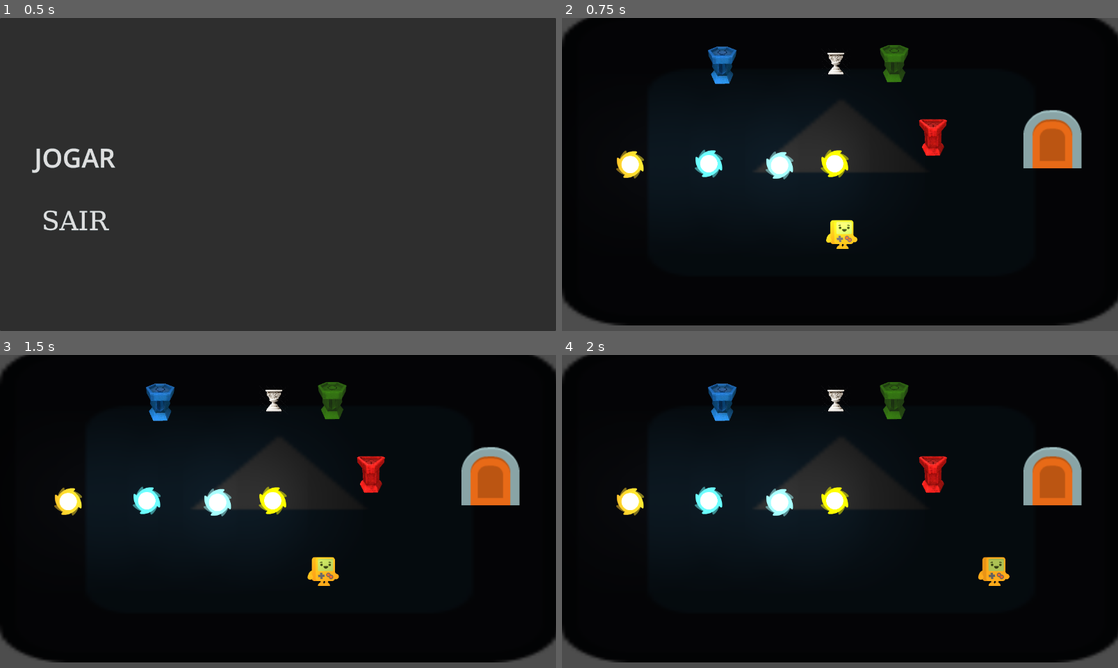
Above: before the commit, frames 1-4 (two rows, left to right).
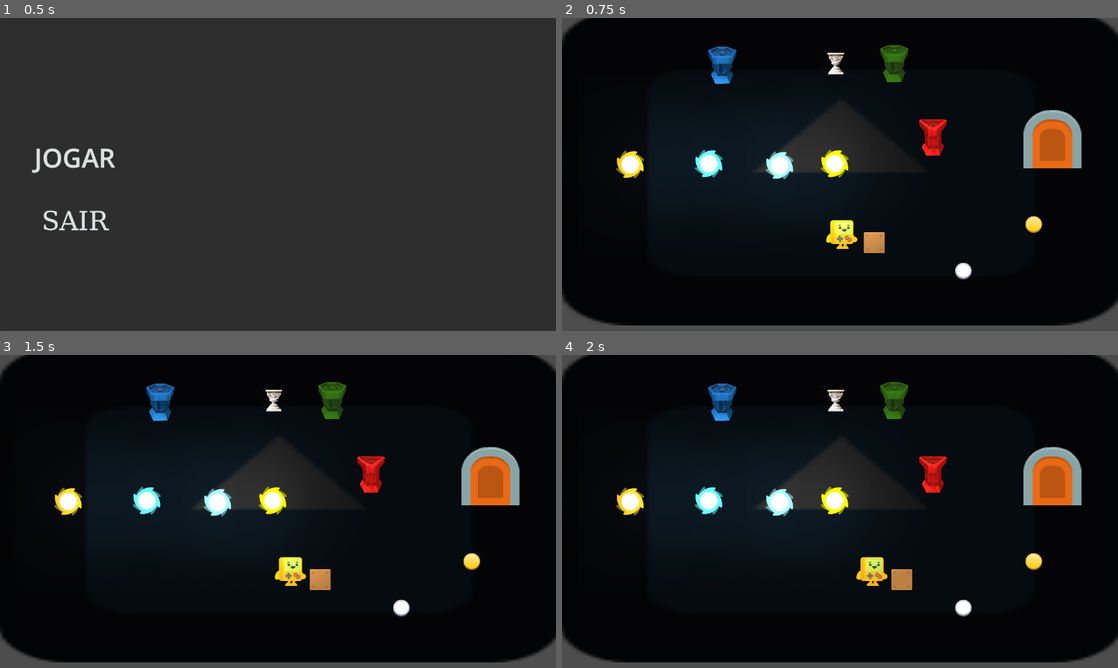
Above: after the commit, the same moments.

Repository: Blackjack10114/jogo-escuro
Game: Godot game, scene res://Scenes/MenuPrincipal.tscn
Two runs of this game, one before a commit and one after it. Both use one fixed random seed, a clock stepped at 60 frames per second and the inputs below. The engine's default icon, where the game draws it, is replaced by a stand-in: a white triangle on a blue panel in a dark square.
Inputs (mouse positions are in pixels of both pictures, inside the frame that each line leads up to):
- Up to frame 1 (0.5 s): no input
- Up to frame 2 (0.75 s): click "JOGAR" at 0.5 s
- Up to frame 3 (1.5 s): tap Enter (ui_accept) at 1.25, 1.35 s; move the mouse to (400, 495) at 1.27 s; hold Right (ui_right) from 1.28 s (still down)
- Up to frame 4 (2 s): keep holding Right (ui_right); tap Enter (ui_accept) at 1.52, 1.82 s

Frame 1 is identical in both runs. In frame 2, 0.5% of the frame differs, in the area x 54-87%, y 63-84%; in frame 3, 1.1%; in frame 4, 1.3%, in the area x 52-87%, y 63-84%.

Commit message:
feat: Botão Simples e LongTrigger feitos, Caixa Simples feita, Script ativavel para area2d herdavel

Diff:
--- /dev/null
+++ b/Objetos/Botoes/Botao_Long_Trigger.tscn
@@ -0,0 +1,17 @@
+[gd_scene format=3 uid="uid://yf82ve22t1dd"]
+
+[ext_resource type="Script" uid="uid://cmwi4x2yi36pm" path="res://Scripts/Objetos/BotaoLongTrigger.gd" id="1_o83wo"]
+[ext_resource type="Texture2D" uid="uid://2c83m5k80uan" path="res://Sprites/Placeholders/button_round_depth_gradient.svg" id="2_ywbhv"]
+
+[sub_resource type="CircleShape2D" id="CircleShape2D_6b6ug"]
+
+[node name="BotaoLongTrigger" type="Area2D" unique_id=673730092]
+scale = Vector2(0.6042571, 0.6042571)
+script = ExtResource("1_o83wo")
+
+[node name="Sprite2D" type="Sprite2D" parent="." unique_id=278411313]
+texture = ExtResource("2_ywbhv")
+
+[node name="CollisionShape2D" type="CollisionShape2D" parent="." unique_id=1889205878]
+scale = Vector2(4.1774597, 4.1774597)
+shape = SubResource("CircleShape2D_6b6ug")
--- /dev/null
+++ b/Objetos/Botoes/Botao_Simples.tscn
@@ -0,0 +1,17 @@
+[gd_scene format=3 uid="uid://dc22towx7i5m6"]
+
+[ext_resource type="Script" uid="uid://bxgj242nqdt7j" path="res://Scripts/Objetos/BotaoSimples.gd" id="1_02220"]
+[ext_resource type="Texture2D" uid="uid://dhk5u75dqjjqp" path="res://Sprites/Placeholders/button_round_depth_line.svg" id="2_32eym"]
+
+[sub_resource type="CircleShape2D" id="CircleShape2D_6b6ug"]
+
+[node name="BotaoSimples" type="Area2D" unique_id=342565989]
+scale = Vector2(0.6042571, 0.6042571)
+script = ExtResource("1_02220")
+
+[node name="Sprite2D" type="Sprite2D" parent="." unique_id=1131199379]
+texture = ExtResource("2_32eym")
+
+[node name="CollisionShape2D" type="CollisionShape2D" parent="." unique_id=152618650]
+scale = Vector2(4.1774597, 4.1774597)
+shape = SubResource("CircleShape2D_6b6ug")
--- /dev/null
+++ b/Objetos/Caixa/Caixa_Simples.tscn
@@ -0,0 +1,19 @@
+[gd_scene format=3 uid="uid://dbln6n6ppojol"]
+
+[ext_resource type="Script" uid="uid://b5uf1yfrbw0rb" path="res://Scripts/Objetos/CaixaSimples.gd" id="1_qpymq"]
+[ext_resource type="Texture2D" uid="uid://b3a5bc62g15rp" path="res://Sprites/Placeholders/caixa.png" id="2_vlaiu"]
+
+[sub_resource type="RectangleShape2D" id="RectangleShape2D_rq0nm"]
+
+[node name="Caixa_Simples" type="CharacterBody2D" unique_id=575956319]
+scale = Vector2(0.7600006, 0.7600006)
+script = ExtResource("1_qpymq")
+
+[node name="Sprite2D" type="Sprite2D" parent="." unique_id=1200792070]
+texture = ExtResource("2_vlaiu")
+
+[node name="CollisionShape2D" type="CollisionShape2D" parent="." unique_id=1983489801]
+scale = Vector2(4.210524, 4.210524)
+shape = SubResource("RectangleShape2D_rq0nm")
+
+[node name="AudioStreamPlayer2D" type="AudioStreamPlayer2D" parent="." unique_id=868978226]
--- a/Scenes/Puzzles/Puzzle_Prototipo.tscn
+++ b/Scenes/Puzzles/Puzzle_Prototipo.tscn
@@ -11,6 +11,9 @@
 [ext_resource type="PackedScene" uid="uid://dkkml5yvomqgs" path="res://Objetos/Tochas/Tocha_Verde.tscn" id="9_ukhph"]
 [ext_resource type="PackedScene" uid="uid://d4erg6m27bdly" path="res://Objetos/Tochas/Tocha_Vermelho.tscn" id="10_g2i0s"]
 [ext_resource type="PackedScene" uid="uid://be22tfc7s5y2g" path="res://Objetos/Porta/Porta.tscn" id="12_gtkgh"]
+[ext_resource type="PackedScene" uid="uid://dbln6n6ppojol" path="res://Objetos/Caixa/Caixa_Simples.tscn" id="12_swtkx"]
+[ext_resource type="PackedScene" uid="uid://yf82ve22t1dd" path="res://Objetos/Botoes/Botao_Long_Trigger.tscn" id="13_x0l3w"]
+[ext_resource type="PackedScene" uid="uid://dc22towx7i5m6" path="res://Objetos/Botoes/Botao_Simples.tscn" id="14_ysftc"]
 
 [node name="PuzzlePrototipo" type="Node2D" unique_id=211625197]
 
@@ -53,3 +56,14 @@
 
 [node name="Porta" parent="." unique_id=1098581790 instance=ExtResource("12_gtkgh")]
 position = Vector2(1102, 324)
+sprite_fechada = null
+sprite_aberta = null
+
+[node name="Caixa_Simples" parent="." unique_id=575956319 instance=ExtResource("12_swtkx")]
+position = Vector2(692, 562)
+
+[node name="BotaoLongTrigger" parent="." unique_id=673730092 instance=ExtResource("13_x0l3w")]
+position = Vector2(1059, 520.00006)
+
+[node name="BotaoSimples" parent="." unique_id=342565989 instance=ExtResource("14_ysftc")]
+position = Vector2(897, 627)
--- /dev/null
+++ b/Scripts/Herdaveis/Ativavel.gd
@@ -0,0 +1,43 @@
+class_name Ativavel
+extends Area2D
+
+signal ativado
+signal desativado
+signal estado_alterado(novo_estado: bool)
+
+var ativo := false
+
+
+func ativar():
+	_set_estado(true)
+
+
+func desativar():
+	_set_estado(false)
+
+
+func alternar():
+	_set_estado(not ativo)
+
+
+func _set_estado(valor: bool):
+	if ativo == valor:
+		return
+
+	ativo = valor
+
+	if ativo:
+		_ao_ativar()
+		ativado.emit()
+	else:
+		_ao_desativar()
+		desativado.emit()
+
+	estado_alterado.emit(ativo)
+
+
+func _ao_ativar():
+	pass
+
+func _ao_desativar():
+	pass
--- a/Scripts/Manager/PuzzleController.gd
+++ b/Scripts/Manager/PuzzleController.gd
@@ -10,15 +10,16 @@
 
 func _ready():
 	print("PuzzleController iniciou")
-	# detecta automaticamente qualquer Altar dentro das cenas
+
+	# Detecta automaticamente qualquer Altar dentro das cenas
 	for altar_root in altares:
 		var area: Altar = _encontrar_altar(altar_root)
 		if area:
 			altares_area.append(area)
 
-			# evita conectar o sinal mais de uma vez
-			if not area.altar_ativado.is_connected(_verificar_puzzle):
-				area.altar_ativado.connect(_verificar_puzzle)
+			# Conecta ao sinal padrão da classe Ativavel
+			if not area.estado_alterado.is_connected(_verificar_puzzle):
+				area.estado_alterado.connect(_verificar_puzzle)
 
 	print("Altares detectados:", altares_area.size())
 
@@ -27,33 +28,36 @@
 		_abrir_porta()
 		_travar_altares()
 	else:
-		_verificar_puzzle()
+		_verificar_puzzle(false)
 
 
 func _encontrar_altar(node: Node) -> Altar:
 	if node is Altar:
 		return node
+
 	for filho in node.get_children():
 		var resultado: Altar = _encontrar_altar(filho)
 		if resultado:
 			return resultado
+
 	return null
 
 
-func _verificar_puzzle():
-	print("Verificando puzzle...")
-
+func _verificar_puzzle(_novo_estado: bool) -> void:
 	if resolvido:
 		return
 
+	print("Verificando puzzle...")
+
 	for altar in altares_area:
-		print("Altar", altar.name, "ativado?", altar.ativado)
-		if not altar.ativado:
+		print("Altar", altar.name, "ativo?", altar.ativo)
+		if not altar.ativo:
 			_fechar_porta()
 			return
 
 	print("PUZZLE RESOLVIDO")
 	resolvido = true
+
 	_abrir_porta()
 	GameManager.RegistrarPuzzleResolvido(idPuzzle)
 	_travar_altares()
@@ -66,8 +70,9 @@
 func _abrir_porta():
 	if porta:
 		print("ABRINDO PORTA")
-		porta.abrir()
+		porta.ativar()
+
 
 func _fechar_porta():
 	if porta:
-		porta.fechar()
+		porta.desativar()
--- a/Scripts/Movim_Player.gd
+++ b/Scripts/Movim_Player.gd
@@ -1,19 +1,22 @@
 extends CharacterBody2D
 
-@export var speed = 500
+@export var speed := 500.0
 var color
-
 var tocha_atual = null
 
 func _physics_process(_delta):
-	var direction = Vector2.ZERO
+	var direction := Input.get_vector("ui_left","ui_right","ui_up","ui_down")
+	velocity = direction * speed
+	move_and_slide()
 
-	direction = Input.get_vector("ui_left","ui_right","ui_up","ui_down")
+	_empurrar_caixas(direction)
 
-	#direction.x = Input.get_action_strength("ui_right") - Input.get_action_strength("ui_left")
-	#direction.y = Input.get_action_strength("ui_down") - Input.get_action_strength("ui_up")
-	#print (direction)
-	#direction = direction.normalized()
-	velocity = direction * speed
+func _empurrar_caixas(direction: Vector2) -> void:
+	if direction == Vector2.ZERO:
+		return
 
-	move_and_slide()
+	for i in range(get_slide_collision_count()):
+		var col := get_slide_collision(i)
+		var obj := col.get_collider()
+		if obj is CaixaSimples:
+			(obj as CaixaSimples).empurrar(direction)
--- a/Scripts/Objetos/Altar.gd
+++ b/Scripts/Objetos/Altar.gd
@@ -1,23 +1,20 @@
 class_name Altar
-extends Area2D
+extends Ativavel
 
 @export var cor_aceita: Cor.Tipo
 @export var textura_desativado: Texture2D
 @export var textura_ativado: Texture2D
 
-@onready var sprite = $Sprite2D
+@onready var sprite: Sprite2D = $Sprite2D
 
-var player_perto = null
+var player_perto: CharacterBody2D = null
 var tocha_no_altar = null
-var ativado = false
 var bloqueado := false
-
-signal altar_ativado
 
 
 func _ready():
-	connect("body_entered", _on_body_entered)
-	connect("body_exited", _on_body_exited)
+	body_entered.connect(_on_body_entered)
+	body_exited.connect(_on_body_exited)
 	sprite.texture = textura_desativado
 
 
@@ -36,7 +33,7 @@
 		return
 
 	if player_perto and Input.is_action_just_pressed("ui_accept"):
-		if ativado:
+		if ativo:
 			remover_tocha()
 		else:
 			colocar_tocha()
@@ -55,28 +52,25 @@
 
 	var tocha = player_perto.tocha_atual
 
-	if aceita_cor(tocha.cor):
+	if not aceita_cor(tocha.cor):
+		tocha.voltar_para_chao()
+		return
 
-		player_perto.remove_child(tocha)
-		add_child(tocha)
-		tocha.position = Vector2.ZERO
+	player_perto.remove_child(tocha)
+	add_child(tocha)
+	tocha.position = Vector2.ZERO
 
-		tocha.carregada = false
-		player_perto.tocha_atual = null
+	tocha.carregada = false
+	player_perto.tocha_atual = null
 
-		tocha_no_altar = tocha
-		tocha.altar_atual = self   # salva referência
+	tocha_no_altar = tocha
+	tocha.altar_atual = self
 
-		ativado = true
-		sprite.texture = textura_ativado
-
-		emit_signal("altar_ativado")
-	else:
-		tocha.voltar_para_chao()
+	ativar()
 
 
 func remover_tocha():
-	if not ativado:
+	if not ativo:
 		return
 
 	if not player_perto:
@@ -98,7 +92,11 @@
 	tocha_no_altar.altar_atual = null
 	tocha_no_altar = null
 
-	ativado = false
+	desativar()
+
+func _ao_ativar():
+	sprite.texture = textura_ativado
+
+
+func _ao_desativar():
 	sprite.texture = textura_desativado
-
-	emit_signal("altar_ativado")
--- /dev/null
+++ b/Scripts/Objetos/BotaoLongTrigger.gd
@@ -0,0 +1,53 @@
+class_name BotaoLongTrigger
+extends Ativavel
+
+@export var alvos: Array[Node] = []
+@export var trava_se_alvo_ativo := true
+
+@onready var sprite: Sprite2D = get_node_or_null("Sprite2D")
+var corpos_em_cima := 0
+
+func _ready():
+	body_entered.connect(_on_body_entered)
+	body_exited.connect(_on_body_exited)
+	_set_estado(false)
+
+func _on_body_entered(_body):
+	corpos_em_cima += 1
+
+	if corpos_em_cima == 1 and not ativo:
+		ativar()
+		for alvo in alvos:
+			if is_instance_valid(alvo):
+				alvo.call("ativar")
+
+func _on_body_exited(_body):
+	corpos_em_cima = max(0, corpos_em_cima - 1)
+
+	if trava_se_alvo_ativo and _algum_alvo_ativo():
+		return
+
+	if corpos_em_cima == 0 and ativo:
+		desativar()
+		for alvo in alvos:
+			if is_instance_valid(alvo):
+				alvo.call("desativar")
+
+func _algum_alvo_ativo() -> bool:
+	for alvo in alvos:
+		if is_instance_valid(alvo) and alvo.has_method("get_ativo"):
+			if alvo.call("get_ativo"):
+				return true
+		elif is_instance_valid(alvo) and ("ativo" in alvo):
+			# fallback (às vezes funciona dependendo do tipo)
+			if alvo.ativo:
+				return true
+	return false
+
+func _ao_ativar():
+	if sprite:
+		sprite.modulate.a = 0.7
+
+func _ao_desativar():
+	if sprite:
+		sprite.modulate.a = 1.0
--- /dev/null
+++ b/Scripts/Objetos/BotaoSimples.gd
@@ -0,0 +1,24 @@
+class_name BotaoSimples
+extends Ativavel
+
+@export var alvos: Array[Node] = []  # agora aceita Porta, qualquer Node
+
+@onready var sprite: Sprite2D = get_node_or_null("Sprite2D")
+
+func _ready():
+	body_entered.connect(_on_body_entered)
+	_set_estado(false)
+
+func _on_body_entered(_body):
+	if ativo:
+		return
+
+	ativar()
+	for alvo in alvos:
+		if is_instance_valid(alvo):
+			alvo.call("ativar")  # se não existir, não quebra
+			# ou: if alvo.has_method("ativar"): alvo.ativar()
+
+func _ao_ativar():
+	if sprite:
+		sprite.modulate.a = 0.7
--- /dev/null
+++ b/Scripts/Objetos/CaixaSimples.gd
@@ -0,0 +1,25 @@
+class_name CaixaSimples
+extends CharacterBody2D
+
+@export var velocidade_empurrao := 90.0
+@export var peso_conta_como_corpo := true # pra botão long trigger contar como "corpo"
+
+var empurrando := false
+var dir_empurrao := Vector2.ZERO
+
+func _physics_process(_delta):
+	if empurrando:
+		velocity = dir_empurrao * velocidade_empurrao
+	else:
+		velocity = Vector2.ZERO
+
+	move_and_slide()
+
+	# reseta; o player vai setar de novo enquanto estiver empurrando
+	empurrando = false
+	dir_empurrao = Vector2.ZERO
+
+# chamado pelo player quando ele estiver empurrando
+func empurrar(direcao: Vector2) -> void:
+	empurrando = true
+	dir_empurrao = direcao.normalized()
--- a/Scripts/Objetos/Porta.gd
+++ b/Scripts/Objetos/Porta.gd
@@ -7,63 +7,61 @@
 @export var sprite_fechada: Texture2D
 @export var sprite_aberta: Texture2D
 
-# animação futura (opcional)
+# animação (opcional)
 @export var usar_animacao := false
 @export var nome_anim_abrir := "abrir"
 @export var nome_anim_fechar := "fechar"
 
+@onready var colisao: CollisionShape2D = $CollisionShape2D
+@onready var sprite: Sprite2D = $Sprite2D
+@onready var animacao: AnimationPlayer = get_node_or_null("AnimationPlayer")
+
 var aberta := false
 
-@onready var colisao: CollisionShape2D = get_node_or_null("CollisionShape2D")
-@onready var sprite: Sprite2D = get_node_or_null("Sprite2D")
-@onready var animacao: AnimationPlayer = get_node_or_null("AnimationPlayer")
+func _ready():
+	if começa_aberta:
+		ativar()
+	else:
+		desativar()
 
-
-func _ready():
-	aberta = começa_aberta
-	atualizar_estado(true)
-
-
-func alternar():
-	if aberta:
-		fechar()
-	else:
-		abrir()
-
-
-func abrir():
+func ativar() -> void:
+	# abrir
 	if aberta:
 		return
 	aberta = true
-	atualizar_estado()
 
+	if colisao:
+		colisao.disabled = true
 
-func fechar():
+	if usar_animacao and animacao and animacao.has_animation(nome_anim_abrir):
+		animacao.play(nome_anim_abrir)
+	elif sprite and sprite_aberta:
+		sprite.texture = sprite_aberta
+
+	if sprite:
+		sprite.modulate.a = 0.35
+
+func desativar() -> void:
+	# fechar
 	if not aberta:
 		return
 	aberta = false
-	atualizar_estado()
 
+	if colisao:
+		colisao.disabled = false
 
-func atualizar_estado(inicial := false):
-	if colisao:
-		colisao.disabled = aberta
+	if usar_animacao and animacao and animacao.has_animation(nome_anim_fechar):
+		animacao.play(nome_anim_fechar)
+	elif sprite and sprite_fechada:
+		sprite.texture = sprite_fechada
+
+	if sprite:
+		sprite.modulate.a = 1.0
+
+func alternar() -> void:
+	if aberta:
+		desativar()
 	else:
-		print("ERRO: CollisionShape2D não encontrado na porta")
-
-	# por animação
-	if usar_animacao and animacao and not inicial:
-		if aberta and animacao.has_animation(nome_anim_abrir):
-			animacao.play(nome_anim_abrir)
-		elif not aberta and animacao.has_animation(nome_anim_fechar):
-			animacao.play(nome_anim_fechar)
-		return
-
-	# por sprite
-	if sprite:
-		if aberta and sprite_aberta:
-			sprite.texture = sprite_aberta
-		elif not aberta and sprite_fechada:
-			sprite.texture = sprite_fechada
-
-		sprite.modulate.a = 0.35 if aberta else 1.0
+		ativar()
+func get_ativo() -> bool:
+	return aberta
--- /dev/null
+++ b/Sprites/Placeholders/button_round_depth_gradient.svg
@@ -0,0 +1,14 @@
+<svg width="64" height="64" xmlns="http://www.w3.org/2000/svg" xmlns:xlink="http://www.w3.org/1999/xlink">
+  <defs>
+    <linearGradient gradientUnits="userSpaceOnUse" x1="-819.2" x2="819.2" spreadMethod="pad" gradientTransform="matrix(0 0.03411865234375 -0.03173828125 0 -15.45 34)" id="gradient0">
+      <stop offset="0" stop-color="#FFEA9C"/>
+      <stop offset="1" stop-color="#FFCC00"/>
+    </linearGradient>
+  </defs>
+  <g>
+    <path stroke="none" fill="#FFEA9C" d="M12.2 12.2 L12.15 12.25 12.15 12.2 Q5.3 19.1 4.25 28.5 L4.25 28.55 4.05 30.95 4.05 31.05 4.1 31.8 4.1 31.9 Q4.7 41.35 12.1 48.3 20.35 56 32 56 43.6 56 51.85 48.3 59.3 41.35 59.95 31.9 L59.95 31.8 60 31.6 Q59.7 31 60 30.4 L59.85 28.5 Q58.75 19.1 51.75 12.25 43.5 4 32 4 20.4 4 12.2 12.2 M2.05 31.05 L2.05 30.95 2.25 28.25 Q3.35 18.2 10.7 10.8 L10.75 10.75 Q19.6 2 32 2 44.35 2 53.15 10.8 60.65 18.2 61.8 28.25 L62 30.95 62 31.05 61.95 32 Q61.25 42.25 53.2 49.75 44.4 58 32 58 19.55 58 10.7 49.75 2.75 42.25 2.1 32 L2.05 31.05"/>
+    <path stroke="none" fill="url(#gradient0)" d="M12.2 12.2 Q20.4 4 32 4 43.5 4 51.75 12.25 58.75 19.1 59.85 28.5 L60 30.4 Q59.7 31 60 31.6 L59.95 31.8 59.95 31.9 Q59.3 41.35 51.85 48.3 43.6 56 32 56 20.35 56 12.1 48.3 4.7 41.35 4.1 31.9 L4.1 31.8 4.05 31.05 4.05 30.95 4.25 28.55 4.25 28.5 Q5.3 19.1 12.15 12.2 L12.15 12.25 12.2 12.2"/>
+    <path stroke="none" fill="#DEA312" d="M0.05 31 L0.25 28.05 Q1.45 17.3 9.3 9.35 18.75 0 32 0 45.2 0 54.55 9.35 62.55 17.3 63.8 28.05 L64 31 64 31.65 63.95 32 Q63.25 43.1 54.55 51.2 45.2 60 32 60 18.75 60 9.3 51.2 0.75 43.1 0.1 32 L0.05 31 M2.05 31.05 L2.1 32 Q2.75 42.25 10.7 49.75 19.55 58 32 58 44.4 58 53.2 49.75 61.25 42.25 61.95 32 L62 31.05 62 30.95 61.8 28.25 Q60.65 18.2 53.15 10.8 44.35 2 32 2 19.6 2 10.75 10.75 L10.7 10.8 Q3.35 18.2 2.25 28.25 L2.05 30.95 2.05 31.05"/>
+    <path stroke="none" fill="#B48000" d="M64 31.65 L64 32 Q64 45.25 54.55 54.6 45.2 64 32 64 18.75 64 9.3 54.6 0 45.25 0 32 L0.05 31 0.1 32 Q0.75 43.1 9.3 51.2 18.75 60 32 60 45.2 60 54.55 51.2 63.25 43.1 63.95 32 L64 31.65"/>
+  </g>
+</svg>
--- /dev/null
+++ b/Sprites/Placeholders/button_round_depth_line.svg
@@ -0,0 +1,9 @@
+<svg width="64" height="64" xmlns="http://www.w3.org/2000/svg" xmlns:xlink="http://www.w3.org/1999/xlink">
+  <defs/>
+  <g>
+    <path stroke="none" fill="#DADCE7" d="M13.6 13.7 L13.25 13.95 Q7.2 20.25 6.25 28.75 L6.25 28.9 6.05 30.95 6.05 31.05 6.1 31.55 6.1 31.8 Q6.7 40.45 13.5 46.85 21.15 54 32 54 42.8 54 50.5 46.85 57.3 40.5 57.95 31.9 57.7 30.95 58 30.05 L57.85 28.75 57.9 28.75 Q56.85 20 50.35 13.7 42.65 6 32 6 21.25 6 13.65 13.65 L13.6 13.7 M12.2 12.2 Q20.4 4 32 4 43.5 4 51.75 12.25 58.75 19.1 59.85 28.5 L60 30.4 Q59.7 31 60 31.6 L59.95 31.8 59.95 31.9 Q59.3 41.35 51.85 48.3 43.6 56 32 56 20.35 56 12.1 48.3 4.7 41.35 4.1 31.9 L4.1 31.8 4.05 31.05 4.05 30.95 4.25 28.55 4.25 28.5 Q5.3 19.1 12.15 12.2 L12.15 12.25 12.2 12.2"/>
+    <path stroke="none" fill="#FFFFFF" d="M12.2 12.2 L12.15 12.25 12.15 12.2 Q5.3 19.1 4.25 28.5 L4.25 28.55 4.05 30.95 4.05 31.05 4.1 31.8 4.1 31.9 Q4.7 41.35 12.1 48.3 20.35 56 32 56 43.6 56 51.85 48.3 59.3 41.35 59.95 31.9 L59.95 31.8 60 31.6 Q59.7 31 60 30.4 L59.85 28.5 Q58.75 19.1 51.75 12.25 43.5 4 32 4 20.4 4 12.2 12.2 M13.6 13.7 L13.65 13.65 Q21.25 6 32 6 42.65 6 50.35 13.7 56.85 20 57.9 28.75 L57.85 28.75 58 30.05 Q57.7 30.95 57.95 31.9 57.3 40.5 50.5 46.85 42.8 54 32 54 21.15 54 13.5 46.85 6.7 40.45 6.1 31.8 L6.1 31.55 6.05 31.05 6.05 30.95 6.25 28.9 6.25 28.75 Q7.2 20.25 13.25 13.95 L13.6 13.7 M2.05 31.05 L2.05 30.95 2.25 28.25 Q3.35 18.2 10.7 10.8 L10.75 10.75 Q19.6 2 32 2 44.35 2 53.15 10.8 60.65 18.2 61.8 28.25 L62 30.95 62 31.05 61.95 32 Q61.25 42.25 53.2 49.75 44.4 58 32 58 19.55 58 10.7 49.75 2.75 42.25 2.1 32 L2.05 31.05"/>
+    <path stroke="none" fill="#9696A3" d="M2.05 31.05 L2.1 32 Q2.75 42.25 10.7 49.75 19.55 58 32 58 44.4 58 53.2 49.75 61.25 42.25 61.95 32 L62 31.05 62 30.95 61.8 28.25 Q60.65 18.2 53.15 10.8 44.35 2 32 2 19.6 2 10.75 10.75 L10.7 10.8 Q3.35 18.2 2.25 28.25 L2.05 30.95 2.05 31.05 M0.05 31 L0.25 28.05 Q1.45 17.3 9.3 9.35 18.75 0 32 0 45.2 0 54.55 9.35 62.55 17.3 63.8 28.05 L64 31 64 31.7 63.95 32 Q63.25 43.1 54.55 51.2 45.2 60 32 60 18.75 60 9.3 51.2 0.75 43.1 0.1 32 L0.05 31"/>
+    <path stroke="none" fill="#747487" d="M0.05 31 L0.1 32 Q0.75 43.1 9.3 51.2 18.75 60 32 60 45.2 60 54.55 51.2 63.25 43.1 63.95 32 L64 31.7 64 32 Q64 45.25 54.55 54.6 45.2 64 32 64 18.75 64 9.3 54.6 0 45.25 0 32 L0.05 31"/>
+  </g>
+</svg>
--- /dev/null
+++ b/Sprites/Placeholders/button_round_gradient.svg
@@ -0,0 +1,13 @@
+<svg width="64" height="64" xmlns="http://www.w3.org/2000/svg" xmlns:xlink="http://www.w3.org/1999/xlink">
+  <defs>
+    <linearGradient gradientUnits="userSpaceOnUse" x1="-819.2" x2="819.2" spreadMethod="pad" gradientTransform="matrix(0 0.03411865234375 -0.03173828125 0 -96.85 36)" id="gradient0">
+      <stop offset="0" stop-color="#FFEA9C"/>
+      <stop offset="1" stop-color="#FFCC00"/>
+    </linearGradient>
+  </defs>
+  <g>
+    <path stroke="none" fill="#DEA312" d="M64 32 Q64 45.25 54.65 54.6 51.55 57.7 48 59.8 40.85 64 32 64 18.75 64 9.35 54.6 0 45.25 0 32 0 18.7 9.35 9.35 18.75 0 32 0 40.85 0 48 4.2 51.55 6.25 54.65 9.35 64 18.7 64 32 M2 32 Q2 44.4 10.8 53.2 19.6 62 32 62 40.9 62 48 57.45 50.75 55.65 53.25 53.2 62 44.4 62 32 62 19.55 53.25 10.8 50.75 8.3 48 6.55 40.95 2 32 2 19.55 2 10.75 10.8 L10.8 10.8 Q2 19.55 2 32"/>
+    <path stroke="none" fill="#FFEA9C" d="M2 32 Q2 19.55 10.8 10.8 L10.75 10.8 Q19.55 2 32 2 40.95 2 48 6.55 50.75 8.3 53.25 10.8 62 19.55 62 32 62 44.4 53.25 53.2 50.75 55.65 48 57.45 40.9 62 32 62 19.6 62 10.8 53.2 2 44.4 2 32 M4 32 Q4 43.55 12.25 51.8 20.45 60 32 60 41 60 48 55.05 L51.85 51.8 Q60 43.55 60 32 60 20.4 51.85 12.25 50 10.4 48 9 41 4 32 4 20.55 4 12.4 12.05 L12.2 12.25 Q4 20.4 4 32"/>
+    <path stroke="none" fill="url(#gradient0)" d="M4 32 Q4 20.4 12.2 12.25 L12.4 12.05 Q20.55 4 32 4 41 4 48 9 50 10.4 51.85 12.25 60 20.4 60 32 60 43.55 51.85 51.8 L48 55.05 Q41 60 32 60 20.45 60 12.25 51.8 4 43.55 4 32"/>
+  </g>
+</svg>
--- /dev/null
+++ b/Sprites/Placeholders/button_round_line.svg
@@ -0,0 +1,8 @@
+<svg width="64" height="64" xmlns="http://www.w3.org/2000/svg" xmlns:xlink="http://www.w3.org/1999/xlink">
+  <defs/>
+  <g>
+    <path stroke="none" fill="#9696A3" d="M2 32 Q2 44.4 10.8 53.2 19.6 62 32 62 44.4 62 53.25 53.2 62 44.4 62 32 62 19.55 53.25 10.8 44.45 2 32 2 19.55 2 10.75 10.8 L10.8 10.8 Q2 19.55 2 32 M64 32 Q64 45.25 54.65 54.6 45.25 64 32 64 18.75 64 9.35 54.6 0 45.25 0 32 0 18.7 9.35 9.35 18.75 0 32 0 45.25 0 54.65 9.35 64 18.7 64 32"/>
+    <path stroke="none" fill="#DADCE7" d="M4 32 Q4 20.4 12.2 12.25 L12.4 12.05 Q20.55 4 32 4 43.6 4 51.85 12.25 60 20.4 60 32 60 43.55 51.85 51.8 43.55 60 32 60 20.45 60 12.25 51.8 4 43.55 4 32 M13.8 13.5 L13.7 13.6 13.6 13.7 Q6 21.25 6 32 6 42.7 13.7 50.4 21.3 58 32 58 42.7 58 50.45 50.4 58 42.7 58 32 58 21.25 50.45 13.7 42.75 6 32 6 21.35 6 13.8 13.5"/>
+    <path stroke="none" fill="#FFFFFF" d="M13.8 13.5 Q21.35 6 32 6 42.75 6 50.45 13.7 58 21.25 58 32 58 42.7 50.45 50.4 42.7 58 32 58 21.3 58 13.7 50.4 6 42.7 6 32 6 21.25 13.6 13.7 L13.7 13.6 13.8 13.5 M2 32 Q2 19.55 10.8 10.8 L10.75 10.8 Q19.55 2 32 2 44.45 2 53.25 10.8 62 19.55 62 32 62 44.4 53.25 53.2 44.4 62 32 62 19.6 62 10.8 53.2 2 44.4 2 32 M4 32 Q4 43.55 12.25 51.8 20.45 60 32 60 43.55 60 51.85 51.8 60 43.55 60 32 60 20.4 51.85 12.25 43.6 4 32 4 20.55 4 12.4 12.05 L12.2 12.25 Q4 20.4 4 32"/>
+  </g>
+</svg>
Not shown, added: Scripts/Herdaveis/Ativavel.gd.uid
Not shown, added: Scripts/Objetos/BotaoLongTrigger.gd.uid
Not shown, added: Scripts/Objetos/BotaoSimples.gd.uid
Not shown, added: Scripts/Objetos/CaixaSimples.gd.uid
Not shown, added: Sprites/Placeholders/button_round_depth_gradient.svg.import
Not shown, added: Sprites/Placeholders/button_round_depth_line.svg.import
Not shown, added: Sprites/Placeholders/button_round_gradient.svg.import
Not shown, added: Sprites/Placeholders/button_round_line.svg.import
Binary file added: Sprites/Placeholders/caixa.png
Not shown, added: Sprites/Placeholders/caixa.png.import
